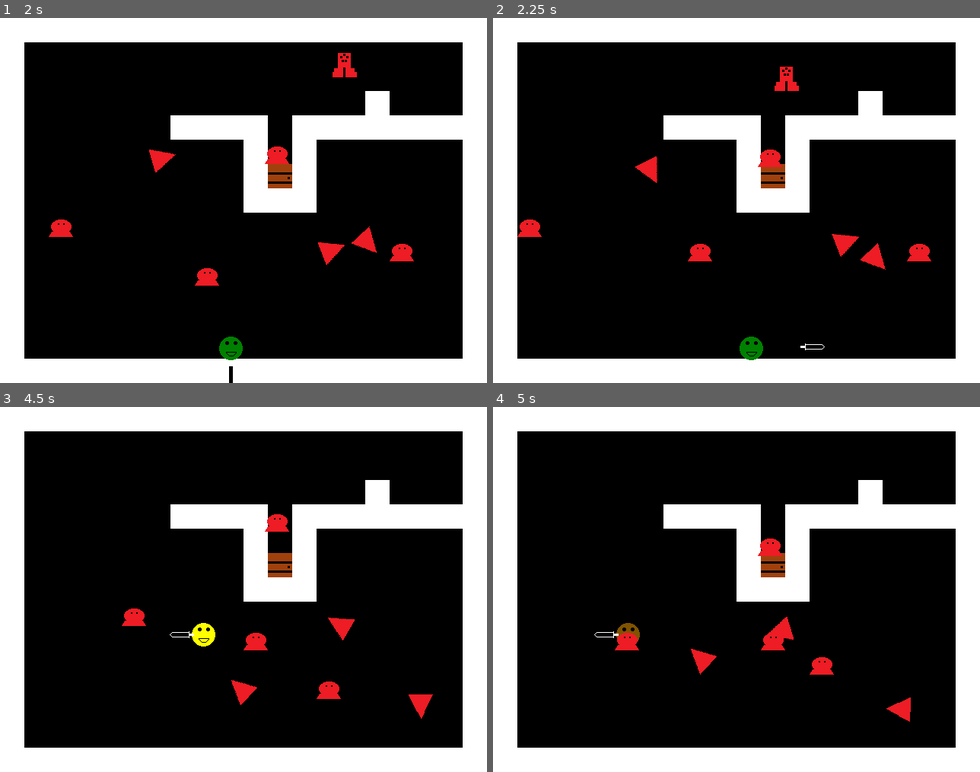
Above: before the commit, frames 1-4 (two rows, left to right).
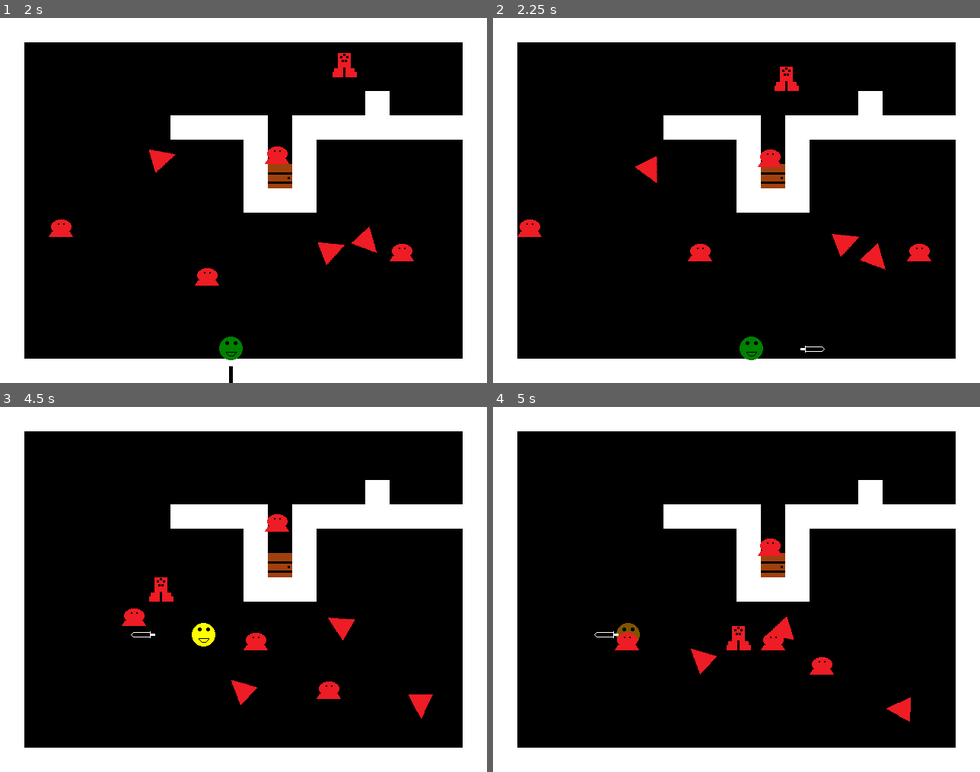
Above: after the commit, the same moments.

Repository: andOlga/game-off-2024
Game: Godot game, scene res://utilities/title_screen.tscn
Two runs of this game, one before a commit and one after it. Both use one fixed random seed, a clock stepped at 60 frames per second and the inputs below. Sound files missing from this copy of the repository are replaced by a short silence.
Inputs:
- Up to frame 1 (2 s): tap Enter (action_pause) at 0.5 s; hold Right (move_right) 0.53-1.28 s; tap X (action_item) at 0.6 s; hold Down (move_down) from 1.28 s (still down); tap Space (action_select) at 1.35 s
- Up to frame 2 (2.25 s): release Down (move_down) at 2.03 s; hold Right (move_right) from 2.03 s (still down); tap Z (action_sword) at 2.1 s
- Up to frame 3 (4.5 s): release Right (move_right) at 2.78 s; hold Up (move_up) 2.78-3.53 s; tap X (action_item) at 2.85 s; hold Left (move_left) from 3.53 s (still down); tap Space (action_select) at 3.6 s; tap Z (action_sword) at 4.35 s
- Up to frame 4 (5 s): keep holding Left (move_left)

Frame 1 is identical in both runs. In frame 2, less than 0.1% of the frame differs, in the area x 63-69%, y 89-92%; in frame 3, 0.2%, in the area x 26-40%, y 46-64%; in frame 4, 0.2%.

Commit message:
Better sword hitbox

Diff:
--- a/game_objects/sword.tscn
+++ b/game_objects/sword.tscn
@@ -5,7 +5,7 @@
 [ext_resource type="AudioStream" uid="uid://cmwjd85s4qci2" path="res://sounds/aShoot.wav" id="4_gyg73"]
 
 [sub_resource type="RectangleShape2D" id="RectangleShape2D_sq0s6"]
-size = Vector2(32, 32)
+size = Vector2(26, 10)
 
 [node name="Sword" type="CharacterBody2D"]
 collision_layer = 0
@@ -17,7 +17,7 @@
 texture = ExtResource("1_sq0s6")
 
 [node name="Hitbox" type="CollisionShape2D" parent="."]
-position = Vector2(16, 16)
+position = Vector2(19, 17)
 shape = SubResource("RectangleShape2D_sq0s6")
 
 [node name="ShootSFX" type="AudioStreamPlayer" parent="."]
